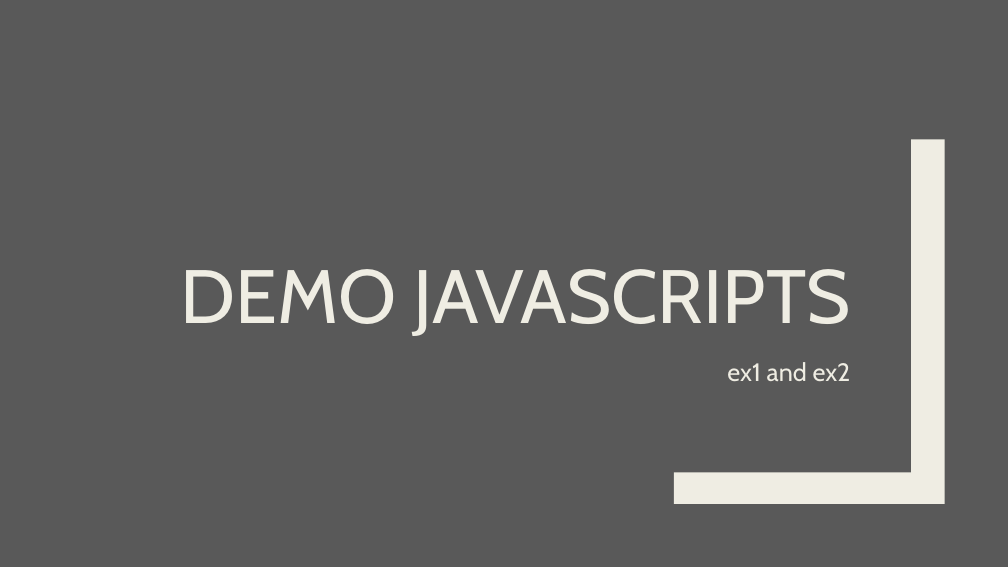
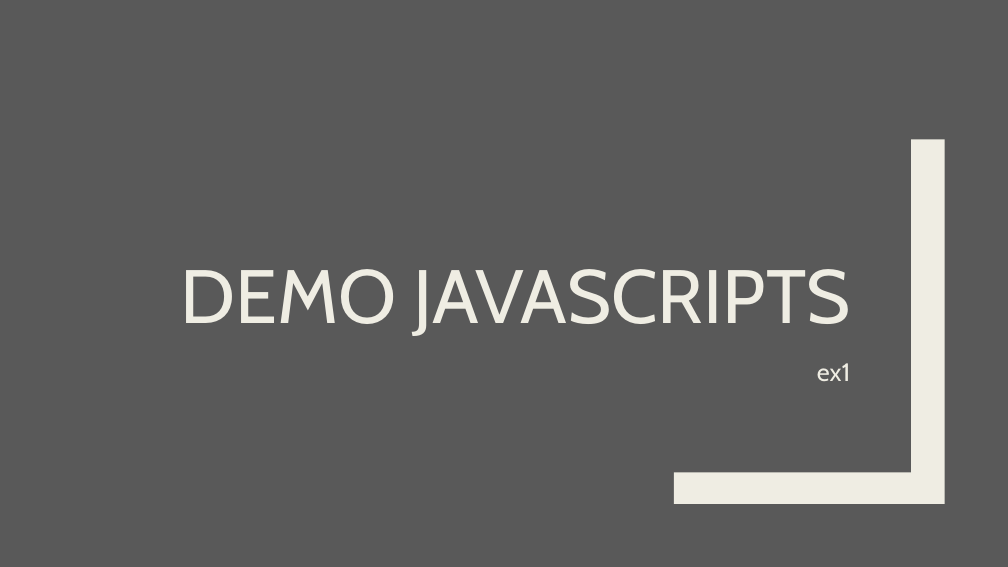
Before and after one commit to pkyurkchiev/mean-stack, a slide deck: slide 11 of presentations/nodeJS.pptx (slide 16 before the commit). Drawn at 1008x567 pixels with LibreOffice and Linux fonts; fonts in the diff are those of the drawing. Boxes give left, top, right and bottom in pixels: in the first picture for what was removed or moved away, otherwise in the second. Text is boxed around its words. In the diff, an @@ line names an element or a change of style, - is before the commit and + after.

```diff
--- a/presentations/nodeJS.pptx
+++ b/presentations/nodeJS.pptx
@@ text at (817, 363, 851, 381): text changed @@
-ex1 and ex2
+ex1
```
Also in this commit, not shown: 1 other slide changed, 2 slides added, 2 other files.
